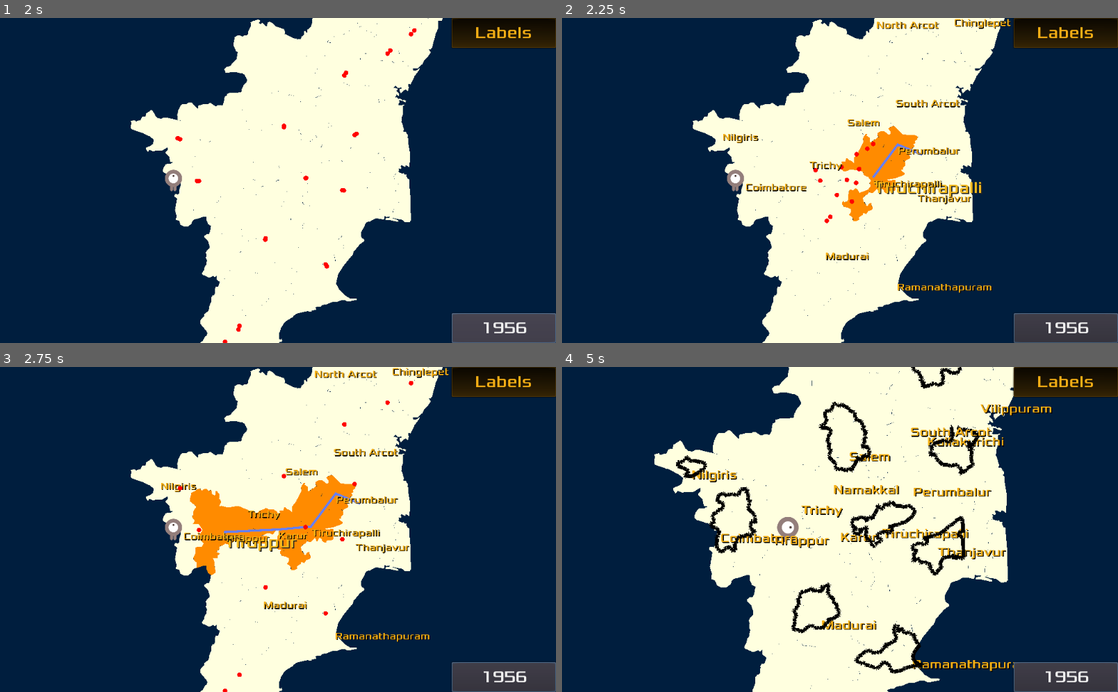
Above: before the commit, frames 1-4 (two rows, left to right).
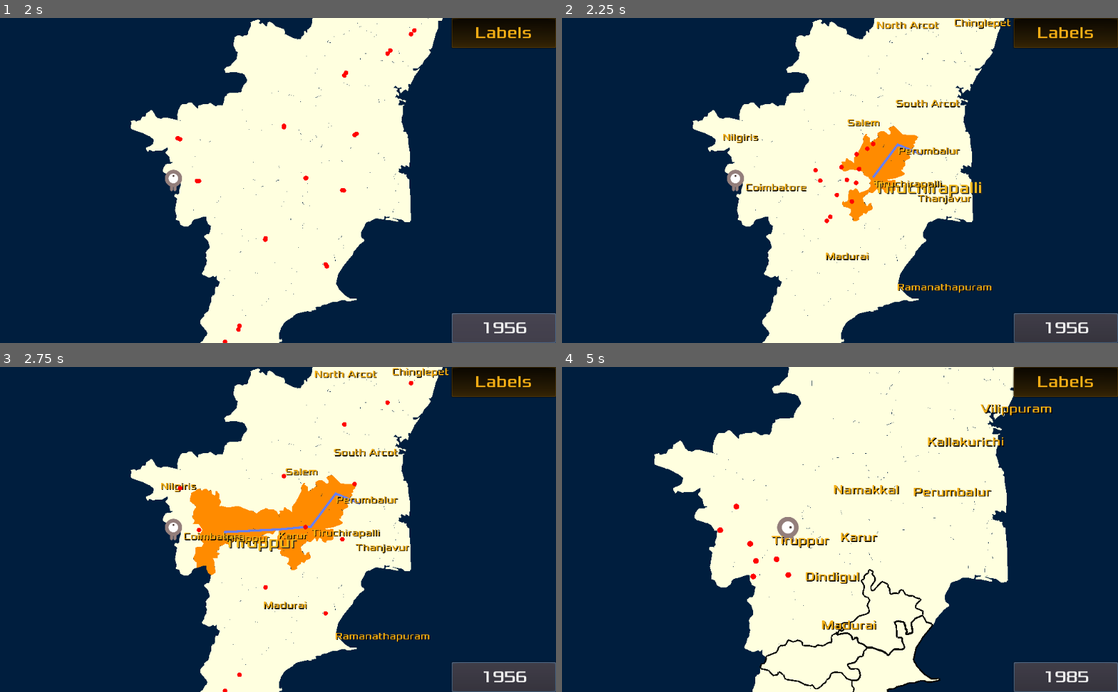
Above: after the commit, the same moments.

Repository: sharun-s/godot-tn
Game: Godot game, scene res://Node2D.tscn
The game is run twice, just before and just after one commit, with the same random seed, the same clock (stepped at 60 frames per second) and the same inputs.
Inputs (mouse positions are in pixels of both pictures, inside the frame that each line leads up to):
- Up to frame 1 (2 s): click "Labels" at 0.5 s; click "1956" at 1.25 s
- Up to frame 2 (2.25 s): tap Enter at 2 s; drag from (923, 154) to (734, 177) at 2.02 s
- Up to frame 3 (2.75 s): no input
- Up to frame 4 (5 s): drag from (979, 393) to (734, 526) at 2.77 s; click "1956" (after the commit: "1965") at 3.5 s; move the mouse to (745, 529) at 4.27 s; hold Right (ui_right) from 4.28 s (still down); hold Mouse wheel up (zoom_in) from 4.28 s (still down); click (745, 529) at 4.42 s

Frame 1 is identical in both runs. In frame 2, less than 0.1% of the frame differs, in the area x 44-51%, y 44-48%; in frame 3, less than 0.1%; in frame 4, 5.9%, in the area x 20-95%, y 0-100%.

Commit message:
district evo full run test

Diff:
--- a/TN.gd
+++ b/TN.gd
@@ -212,7 +212,7 @@
 	"North Arcot":[['Tiruvannamalai', 'Vellore', 'Tirupathur','Ranipet'],Color.indigo],
 	"South Arcot":[['Cuddalore','Vilippuram','Kallakurichi'], Color.violet],
 	"Chinglepet":[['Chengalpattu','Kanchipuram','Tiruvallur'],Color('aa22aa')],
-	Trichy=[['Karur','Tiruchirapalli','Perumbalur','Ariyalur'],Color('ffd711')], #fa8072
+	"Tiruchirapalli":[['Karur','Tiruchirapalli','Perumbalur','Ariyalur'],Color('ffd711')], #fa8072
 	Thanjavur=[['Pudukotai','Thanjavur','Tiruvarur','Nagapattinam','Mayiladithurai'],Color.peachpuff], #ffda89
 	Madras=[['Chennai'], Color.lightgoldenrod],
 	Nilgiris=[['Nilgiris'],Color('adff2f')],
@@ -227,22 +227,24 @@
 		Pudukotai=[['Pudukotai'], Color.peachpuff.darkened(.3)]
 	},
 	{
-		Erode=[['Erode'], Color.darkgreen.lightened(.2)],
-		Coimbatore=[['Tiruppur','Coimbatore'], Color.darkgreen]#006400
+		Coimbatore=[['Tiruppur','Coimbatore'], Color.darkgreen],#006400
+		Erode=[['Erode'], Color.darkgreen.lightened(.2)]
 	},
 	{
 		Ramanathapuram=[['Ramanathapuram'], Color('fffa90')],
 		Sivagangai=[['Sivagangai'], Color('fffa90').lightened(.2)],
 		Virudhunagar=[['Virudhunagar'], Color.lightgreen.lightened(.3)], #fffacd
+	},
+	{
+		Madurai=[['Madurai','Theni'], Color.lightgreen],
 		Dindigul=[['Dindigul'], Color.lightgreen.lightened(.1)],
-		Madurai=[['Madurai','Theni'], Color.lightgreen]#90ee90
 	},
 	{
 		Tirunelveli=[['Tirunelveli','Tenkasi'],Color.honeydew],#f0fff0
 		Thoothukudi=[['Thoothukudi'],Color.honeydew.darkened(.2)]#f0fff0
 	},
 	{
-		#"North Arcot":[[],Color.transparent],
+		"North Arcot":[[],Color.transparent],
 		Tiruvannamalai=[['Tiruvannamalai','Tirupathur'],Color.indigo],
 		Vellore=[['Vellore','Ranipet'],Color.indigo.lightened(.3)]
 	},
@@ -252,13 +254,13 @@
 		Nagapattinam=[['Nagapattinam'], Color.skyblue.darkened(.4)] #ffda89
 	},
 	{
-		#"South Arcot":[[],Color.transparent],
+		"South Arcot":[[],Color.transparent],
 		"Cuddalore":[['Cuddalore'], Color.violet],
-		"Viluppuram":[['Vilippuram','Kallakurichi'], Color.violet.lightened(.3)]
+		"Vilippuram":[['Vilippuram','Kallakurichi'], Color.violet.lightened(.3)],
 	},
 	{
 		'Tiruchirapalli':[['Tiruchirapalli'], Color('ffd711')],
-		"Perambalur":[['Perumbalur','Ariyalur'], Color('ffd711').darkened(.2)],
+		"Perumbalur":[['Perumbalur','Ariyalur'], Color('ffd711').darkened(.2)],
 		"Karur":[['Karur'], Color('ffd711').darkened(.4)]
 	},
 	{
@@ -266,9 +268,11 @@
 		Theni=[['Theni'], Color.lightgreen.darkened(.3)]#90ee90
 	},
 	{
+		Salem=[['Salem'], Color.mediumspringgreen],
 		"Namakkal":[['Namakkal'], Color.mediumspringgreen.darkened(.3)],
-		Salem=[['Salem'], Color.mediumspringgreen],
-		#"Chinglepet":[[],Color.transparent],
+	},
+	{
+		"Chinglepet":[[],Color.transparent],
 		"Tiruvallur":[['Tiruvallur'],Color('aa22aa')],
 		"Kanchipuram":[['Chengalpattu','Kanchipuram'],Color('bb55bb')],
 	},
@@ -276,26 +280,36 @@
 		"Krishnagiri":[['Krishnagiri'],Color.mediumspringgreen.darkened(.7)]
 	},
 	{
-		"Perambalur":[['Perumbalur'],Color('ddd711')],
-		"Ariyalur":[['Ariyalur'],Color('ddd711').lightened(.3)],
+		"Perumbalur":[['Perumbalur'],Color('ddd711')],
+		"Ariyalur":[['Ariyalur'],Color('ddd711').lightened(.3)]
+	},
+	{
+		Coimbatore=[['Coimbatore'], Color.darkgreen],
 		"Tiruppur":[['Tiruppur'], Color.darkgreen.lightened(.5)],
-		Coimbatore=[['Coimbatore'], Color.darkgreen]
-	},
-	{
+	},
+	{
+		Tirunelveli=[['Tirunelveli'],Color.honeydew],
 		"Tenkasi":[['Tenkasi'],Color.honeydew.darkened(.3)],
-		Tirunelveli=[['Tirunelveli'],Color.honeydew],
+	},
+	{
+		"Vilippuram":[['Vilippuram'], Color.violet.lightened(.3)],
 		"Kallakurichi":[['Kallakurichi'], Color.violet.lightened(.8)],
-		"Viluppuram":[['Vilippuram'], Color.violet.lightened(.3)],
-		"Tirupattur":[['Tirupathur'],Color.indigo.darkened(.4)],
+	},
+	{
 		Tiruvannamalai=[['Tiruvannamalai'],Color.indigo],
+		"Tirupathur":[['Tirupathur'],Color.indigo.darkened(.4)],
+	},
+	{
 		Vellore=[['Vellore'],Color.indigo.lightened(.3)],
 		"Ranipet":[['Ranipet'],Color.indigo.lightened(.6)],
+	},
+	{
 		"Kanchipuram":[['Kanchipuram'],Color('bb55bb')],
 		"Chengalpattu":[['Chengalpattu'],Color('bb55bb').darkened(.4)],
 	},
 	{
-		"Mayiladuthurai":[['Mayiladithurai'],Color.skyblue.darkened(.6)], #ffda89
 		Tiruvarur=[['Tiruvarur'],Color.skyblue.darkened(.2)], #ffda89
+		"Mayiladithurai":[['Mayiladithurai'],Color.skyblue.darkened(.6)], #ffda89
 	}
 	]
 
@@ -306,19 +320,21 @@
 func add_historic_districts(year, data):
 	var tmp:Polygon2D
 	for i in data.keys():
-		tmp=merge_poly(data[i])
-		tmp.hide()
-		tmp.show_behind_parent=true
-		tmp.name=i+'history'#year
-		tmp.add_to_group(year)
+		if data[i][0].size() > 0:
+			tmp=merge_poly(data[i])
+			tmp.hide()
+			tmp.show_behind_parent=true
+			tmp.name=i+'history'#year
+			tmp.add_to_group(year)
 		if has_node(i+'history'):
 			remove_child(get_node(i+'history'))
-		add_child(tmp)
-		if has_node('lbl'+i):
-			get_node('lbl'+i).show()
-			get_node('lbl'+i).add_to_group(year)
-		else:
-			add_label(i, d[data[i][0][0]][0], d[data[i][0][0]][1], 0.0, 0.0, year)
+		if tmp!=null:
+			add_child(tmp)
+			if has_node('lbl'+i):
+				get_node('lbl'+i).show()
+				get_node('lbl'+i).add_to_group(year)
+			else:
+				add_label(i, d[data[i][0][0]][0], d[data[i][0][0]][1], 0.0, 0.0, year)
 
 func _unhandled_input(event):
 	if event is InputEventKey:
@@ -415,11 +431,12 @@
 func _draw():
 	if game_in_progress==2 and clear_borders==false:
 		for dx in dhistory[current_year-1]:
-			var poly=PoolVector2Array(get_node(dx+'history').polygon)
-			var cnt=poly.size()
-			for i in range(1, cnt):
-				draw_line(poly[i-1], poly[i], border_color, border_width_highlight)
-			draw_line(poly[cnt-1], poly[0], border_color, border_width_highlight)
+			if dhistory[current_year-1][dx][0].size() > 0:
+				var poly=PoolVector2Array(get_node(dx+'history').polygon)
+				var cnt=poly.size()
+				for i in range(1, cnt):
+					draw_line(poly[i-1], poly[i], border_color, border_width_highlight)
+				draw_line(poly[cnt-1], poly[0], border_color, border_width_highlight)
 	else:
 		for dx in d.keys():
 			var poly=PoolVector2Array(get_node(dx).get_child(0).polygon)
@@ -662,10 +679,12 @@
 		#print('Gopal has wandered into '+ name+' '+str($Camera2D/Gopal.global_position))
 		highlight_district(name, false)
 
-var years=["1956","1965","1974","1979",
-"1985","1986","1989","1991",
-"1993","1995","1996","1997",
-"2004","2007","2019","2020"]
+var years=["1956","1965","1974","1979","1985",
+"1985x2","1986","1989","1991",
+"1993","1995","1996","1997","1997x2",
+"2004","2007","2007x2",
+"2019","2019x2","2019x3","2019x4","2019x5",
+"2020"]
 var current_year=0
 
 func name(n):
@@ -688,51 +707,49 @@
 	#print('STEP ***********', get_tree().get_node_count())
 	var old
 	var newlist
-	if game_in_progress!=2:
-		game_in_progress=2
-		reset(2)
-		add_historic_districts(years[current_year], dhistory[0])
-		# using karur as proxy center
-		old=[{node=get_node('Karur'),loc=d['Karur']}]
+	while true:
+		if game_in_progress!=2:
+			game_in_progress=2
+			reset(2)
+			add_historic_districts(years[current_year], dhistory[0])
+			# using karur as proxy center
+			old=[{node=get_node('Karur'),loc=get_node('Karur').position}] #d['Karur']}]
+			newlist=[]
+			for n in get_tree().get_nodes_in_group(years[current_year]):
+				if n is Polygon2D:
+					#newlist.append({node=n, loc=d[name(n)]})
+					newlist.append({node=n, loc=get_node(name(n)).position}) #d[name(n)]})
+			district_animator.start(old, newlist)
+			yield(district_animator, "move_complete")
+			borders(true)
+			get_tree().call_group(years[current_year],"show")
+			current_year=current_year+1
+			update() # careful draw uses current_year - 1
+			continue
+		if current_year>=len(years):
+			for i in range(0,len(years)):
+				get_tree().call_group(years[i],"hide")
+				get_tree().call_group(years[i],"queue_free")
+				current_year=0
+				get_tree().call_group('1956',"hide")
+				$HUD/Learn.text='1956'
+			game_over()
+			print('after queue free ***********', get_tree().get_node_count())
+			return
+		#get_tree().set_group(years[current_year-1],"modulate",Color(0.0,0.0,0.0))
+		get_tree().call_group(years[current_year-1],"hide")
 		newlist=[]
+		var key=dhistory[current_year].keys()[0]
+		old=[{node=get_node(key+'history'), loc=get_node(name(get_node(key+'history'))).position}]#get_node(name(key)).position}] #get_node(key).position}]
+		add_historic_districts(years[current_year], dhistory[current_year])
+
 		for n in get_tree().get_nodes_in_group(years[current_year]):
 			if n is Polygon2D:
 				#newlist.append({node=n, loc=d[name(n)]})
 				newlist.append({node=n, loc=get_node(name(n)).position}) #d[name(n)]})
 		district_animator.start(old, newlist)
 		yield(district_animator, "move_complete")
+		get_tree().call_group(years[current_year],"show")
 		borders(true)
-		get_tree().call_group(years[current_year],"show")
+		$HUD/Learn.text=years[current_year]
 		current_year=current_year+1
-		update() # careful draw uses current_year - 1
-		return
-	if current_year>=len(years):
-		for i in range(0,len(years)):
-			get_tree().call_group(years[i],"hide")
-			get_tree().call_group(years[i],"queue_free")
-			current_year=0
-			get_tree().call_group('1956',"hide")
-			$HUD/Learn.text='1956'
-		game_over()
-		print('after queue free ***********', get_tree().get_node_count())
-		return
-	get_tree().set_group(years[current_year-1],"modulate",Color(0.3,1.0,0.0,.7))
-	#get_tree().call_group(years[current_year-1],"hide")
-	newlist=[]
-	#for key in dhistory[current_year]:
-	#	old.append({node=get_node(key+'history'), loc=get_node(key).position})
-	var key=dhistory[current_year].keys()[0]
-	old=[{node=get_node(key+'history'), loc=get_node(key).position}]
-	add_historic_districts(years[current_year], dhistory[current_year])
-	for n in get_tree().get_nodes_in_group(years[current_year]):
-		if n is Polygon2D:
-			#newlist.append({node=n, loc=d[name(n)]})
-			newlist.append({node=n, loc=get_node(name(n)).position}) #d[name(n)]})
-	print(years[current_year], ' ',newlist.size())
-	district_animator.start(old, newlist)
-	yield(district_animator, "move_complete")
-	get_tree().call_group(years[current_year],"show")
-	borders(true)
-	$HUD/Learn.text=years[current_year]
-	current_year=current_year+1
-	get_tree().call_group(years[current_year-1],"show")
--- a/cellEffects.gd
+++ b/cellEffects.gd
@@ -16,7 +16,7 @@
 
 var inc=0.0
 var drawcenters=false
-var speed=0.01
+var speed=0.05
 
 func _draw():
 	if drawpoly:
@@ -39,7 +39,7 @@
 	oldpolys=o
 	newpolys=n
 	for i in oldpolys:
-		oldcenters.append(i.node.position)
+		oldcenters.append(i.loc)
 	for i in newpolys:
 		#$Tween.interpolate_method(self, "movecell", oldcenters[0], Vector2(i.loc[0], i.loc[1]), .8)
 		$Tween.interpolate_method(self, "movecell", oldcenters[0], i.loc, .8)
@@ -51,6 +51,7 @@
 	drawcenters=false
 	$Tween.remove_all()
 	todraw.clear()
+	oldcenters.clear()
 	for i in newpolys:
 		#var t=Transform2D()
 		var ddims=Vector2(i.loc[0],i.loc[1])
